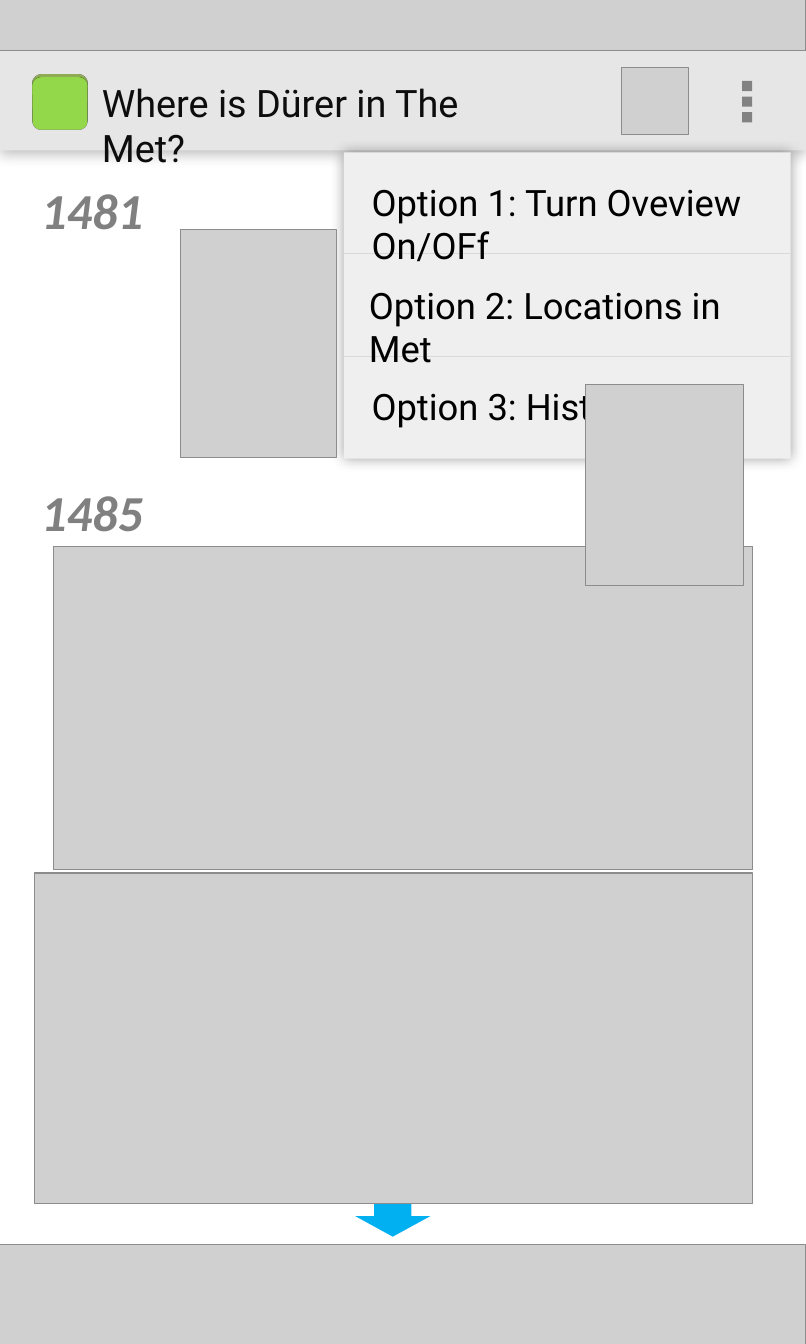
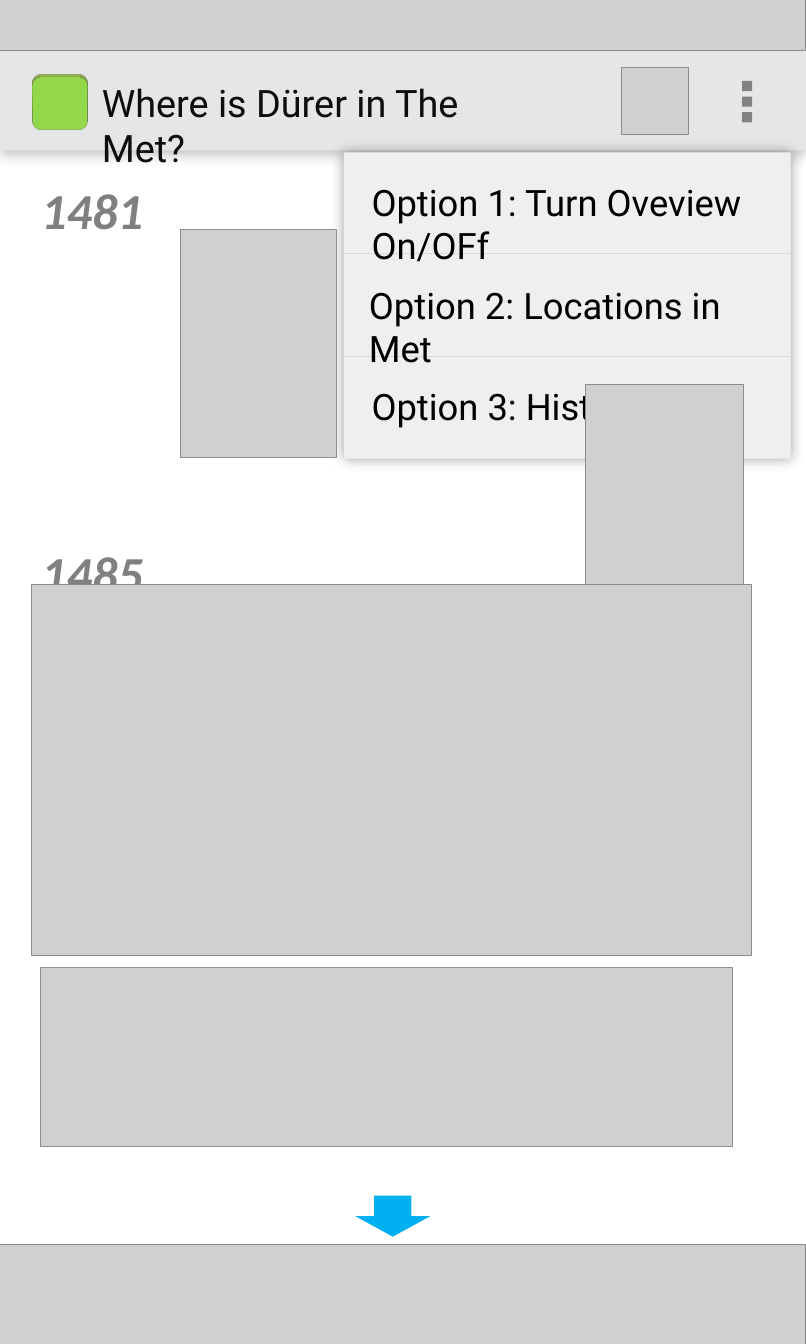
Before and after one commit to schmeelk/PGDV5200_MajorStudio, a slide deck: slide 13 of Durer_Mobile/WhereIsDurerInTheMet.pptx (slide 10 before the commit). Drawn at 806x1344 pixels with LibreOffice and Linux fonts; fonts in the diff are those of the drawing; grey boxes stand for pictures. Boxes give left, top, right and bottom in pixels: in the first picture for what was removed or moved away, otherwise in the second. Text is boxed around its words. In the diff, an @@ line names an element or a change of style, - is before the commit and + after.

```diff
--- a/Durer_Mobile/WhereIsDurerInTheMet.pptx
+++ b/Durer_Mobile/WhereIsDurerInTheMet.pptx
@@ text "1481" rewrapped from (x1=41, y1=194, x2=143, y2=532) to (x1=41, y1=194, x2=143, y2=585) @@
@@ picture resized from (x1=53, y1=546, x2=753, y2=869) to (x1=32, y1=584, x2=752, y2=955) @@
@@ picture resized from (x1=34, y1=872, x2=753, y2=1203) to (x1=40, y1=967, x2=732, y2=1146) @@
```
Also in this commit, not shown: 7 other slides changed, 3 slides added, 1 other file.
